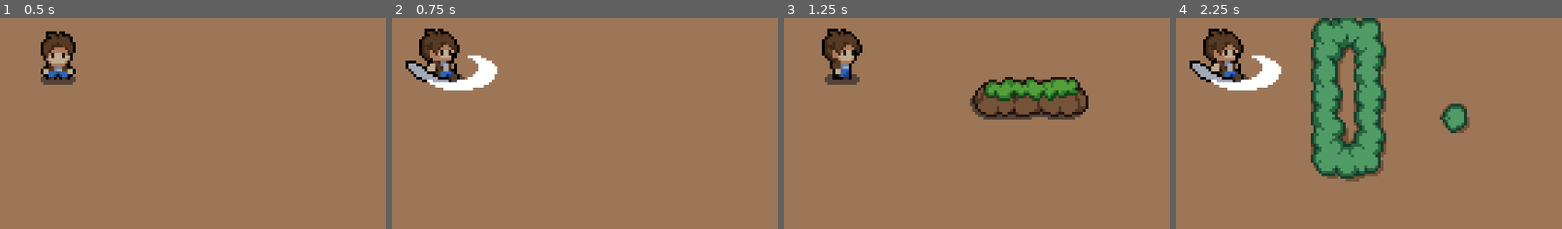
Above: before the commit, frames 1-4 (left to right).
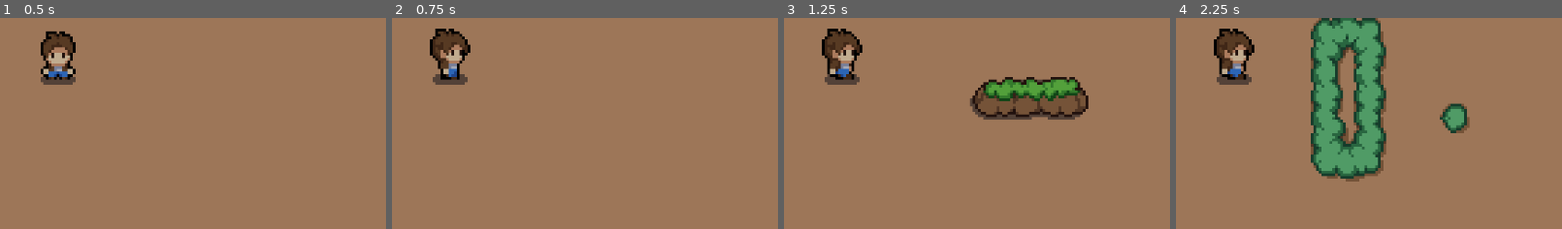
Above: after the commit, the same moments.

Repository: ManuEspinoza/mystic-woods
Game: Godot game, scene res://Scenes/game.tscn
Two runs of this game, one before a commit and one after it. Both use one fixed random seed, a clock stepped at 60 frames per second and the inputs below.
Inputs:
- Up to frame 1 (0.5 s): no input
- Up to frame 2 (0.75 s): hold Right (right) from 0.53 s (still down); tap Space (attack) at 0.6 s
- Up to frame 3 (1.25 s): keep holding Right (right)
- Up to frame 4 (2.25 s): release Right (right) at 1.28 s; hold S (down) 1.28-2.03 s; tap Space (attack) at 1.35, 2.1 s; hold Right (right) from 2.03 s (still down)
The pictures show only the part of the screen within x 43-92%, y 45-95%; the shares and areas given below are measured in that part.

Frame 1 is identical in both runs. In frame 2, 3.7% of the frame differs, in the area x 3-28%, y 5-35%; in frame 3, 0.3%; in frame 4, 3.7%.
Error after the commit: Invalid assignment of property or key 'disabled' with value of type 'bool' on a base object of type 'null instance'. (res://Scripts/character.gd:60)

Commit message:
Added character attacking areas2D

Diff:
--- a/Scenes/character.tscn
+++ b/Scenes/character.tscn
@@ -396,6 +396,9 @@
 
 [sub_resource type="RectangleShape2D" id="RectangleShape2D_eii65"]
 size = Vector2(7, 15)
+
+[sub_resource type="RectangleShape2D" id="RectangleShape2D_8ac0a"]
+size = Vector2(11, 22)
 
 [node name="Character" type="CharacterBody2D"]
 script = ExtResource("1_6fc5m")
@@ -404,11 +407,46 @@
 sprite_frames = SubResource("SpriteFrames_0m1j0")
 animation = &"attack_side"
 autoplay = "idle"
-frame = 3
-frame_progress = 1.0
+frame = 1
 
 [node name="CollisionShape2D" type="CollisionShape2D" parent="."]
 position = Vector2(0.5, 8.5)
 shape = SubResource("RectangleShape2D_eii65")
 
+[node name="AttackAreaRight" type="Area2D" parent="."]
+position = Vector2(-1, 0)
+
+[node name="CollisionShape2D" type="CollisionShape2D" parent="AttackAreaRight"]
+position = Vector2(13.5, 11)
+rotation = -6.28319
+shape = SubResource("RectangleShape2D_8ac0a")
+disabled = true
+
+[node name="AttackAreaLeft" type="Area2D" parent="."]
+position = Vector2(-1, 0)
+
+[node name="CollisionShape2D" type="CollisionShape2D" parent="AttackAreaLeft"]
+position = Vector2(13.5, 11)
+rotation = -6.28319
+shape = SubResource("RectangleShape2D_8ac0a")
+disabled = true
+
+[node name="AttackAreaRight3" type="Area2D" parent="."]
+position = Vector2(-1, 0)
+
+[node name="CollisionShape2D" type="CollisionShape2D" parent="AttackAreaRight3"]
+position = Vector2(13.5, 11)
+rotation = -6.28319
+shape = SubResource("RectangleShape2D_8ac0a")
+disabled = true
+
+[node name="AttackAreaRight4" type="Area2D" parent="."]
+position = Vector2(-1, 0)
+
+[node name="CollisionShape2D" type="CollisionShape2D" parent="AttackAreaRight4"]
+position = Vector2(13.5, 11)
+rotation = -6.28319
+shape = SubResource("RectangleShape2D_8ac0a")
+disabled = true
+
 [connection signal="animation_finished" from="AnimatedSprite2D" to="." method="_on_animated_sprite_2d_animation_finished"]
--- a/Scripts/character.gd
+++ b/Scripts/character.gd
@@ -57,7 +57,7 @@
 func attack():
 	if Input.is_action_just_pressed("attack"):
 		is_attacking = true
-
+		$AttackArea/CollisionShape2D.disabled = false
 		if direction == DOWN:
 			animated_sprite.play("attack_down")
 		elif direction == UP:
@@ -72,3 +72,4 @@
 func _on_animated_sprite_2d_animation_finished():
 	if animated_sprite.animation == "attack_down" or animated_sprite.animation == "attack_up" or animated_sprite.animation == "attack_side":
 		is_attacking = false
+		$AttackArea/CollisionShape2D.disabled = true
Not shown: 1 places in Scenes/character.tscn that only renumber resources
